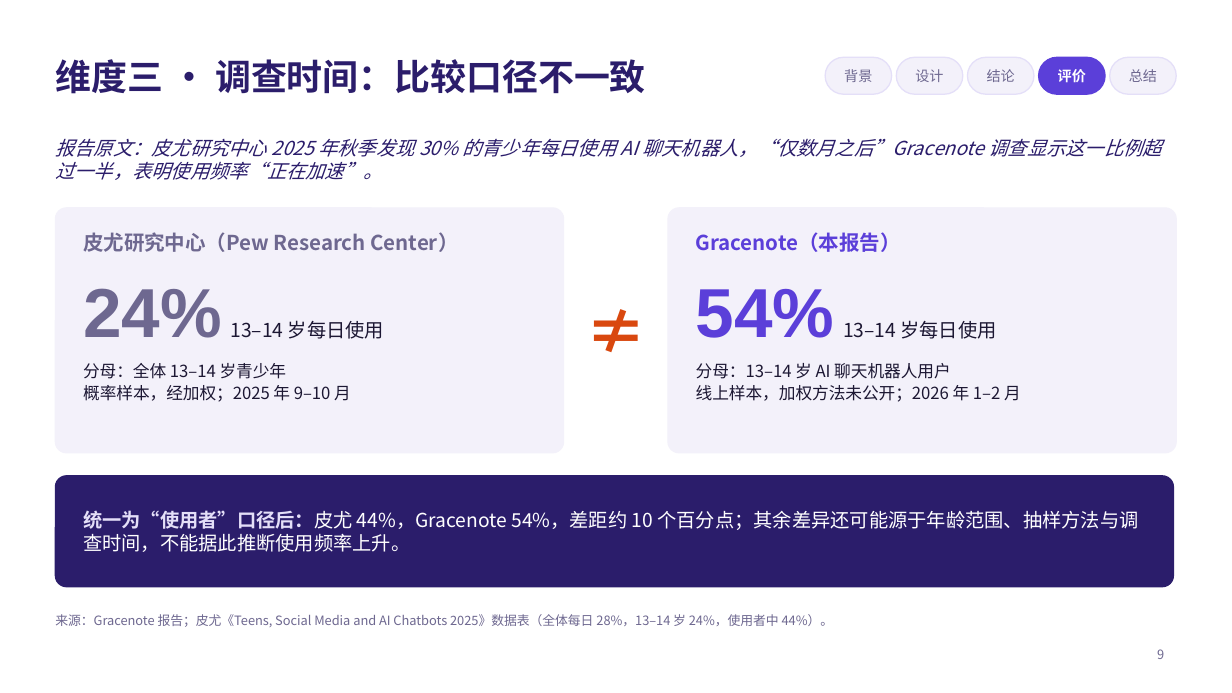
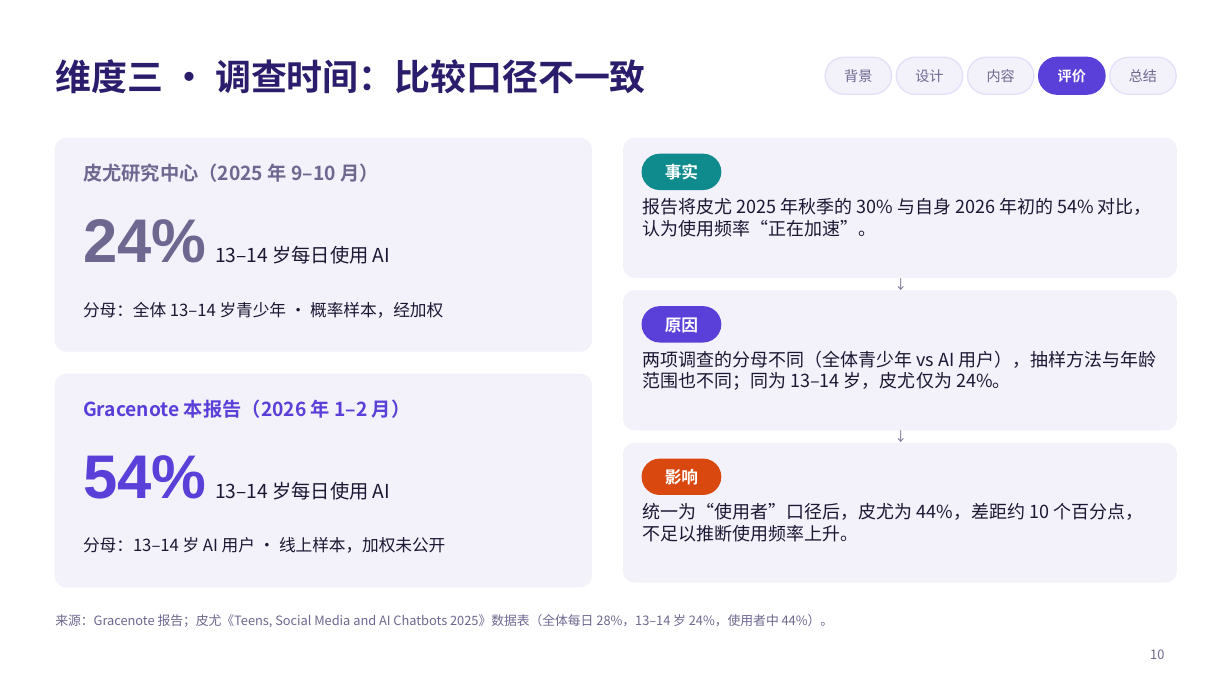
Before and after one commit to jayleo113/ppt, a slide deck: slide 10 of Gracenote报告解读_课堂汇报.pptx (slide 9 before the commit). Drawn at 1232x693 pixels with LibreOffice and Linux fonts; fonts in the diff are those of the drawing. Boxes give left, top, right and bottom in pixels: in the first picture for what was removed or moved away, otherwise in the second. Text is boxed around its words. In the diff, an @@ line names an element or a change of style, - is before the commit and + after.

```diff
--- a/Gracenote报告解读_课堂汇报.pptx
+++ b/Gracenote报告解读_课堂汇报.pptx
@@ text at [987, 69, 1015, 82]: text changed @@
-结论
+内容
@@ rounded rectangle at [55, 139, 592, 351]: proportions changed @@
@@ rounded rectangle: place and size @@
-rounded rectangle at [55, 208, 564, 453]
+rounded rectangle at [55, 139, 592, 351]
@@ text removed at [55, 139, 1162, 180] @@
-报告原文：皮尤研究中心 2025 年秋季发现 30% 的青少年每日使用 AI 聊天机器人，“仅数月之后”Gracenote 调查显示这一比例超过一半，表明使用频率“正在加速”。
@@ rounded rectangle added at [624, 139, 1177, 277], fill #F3F1FA, outline #F3F1FA 1 pt @@
@@ text at [83, 163, 378, 182]: text changed; size 16 to 15 pt @@
-皮尤研究中心（Pew Research Center）
+皮尤研究中心（2025 年 9–10 月）
@@ rounded rectangle added at [642, 154, 721, 189], fill #0F8B8D, outline #0F8B8D 1 pt @@
@@ text added at [665, 164, 698, 180], 13 pt, text #FFFFFF, bold @@
+事实
@@ text removed at [564, 208, 668, 453] @@
-≠
@@ text added at [642, 198, 1152, 237], 14 pt, text #1C1733 @@
+报告将皮尤 2025 年秋季的 30% 与自身 2026 年初的 54% 对比，认为使用频率“正在加速”。
@@ text at [83, 219, 390, 264]: text changed @@
-24% 13–14 岁每日使用
+24% 13–14 岁每日使用 AI
@@ text "分母：全体 13–14 岁青少年 · 概率样本，经加权" at [83, 302, 443, 318]: vertical alignment top to middle @@
@@ rounded rectangle: place and size @@
-rounded rectangle at [668, 208, 1177, 453]
+rounded rectangle at [624, 291, 1177, 430]
@@ rounded rectangle at [624, 291, 1177, 430]: proportions changed @@
@@ text added at [878, 277, 924, 291], 10 pt, text #6E6890 @@
+↓
@@ text at [83, 302, 443, 318]: text changed @@
-分母：全体 13–14 岁青少年
-概率样本，经加权；2025 年 9–10 月
+分母：全体 13–14 岁青少年 · 概率样本，经加权
@@ rounded rectangle added at [642, 307, 721, 342], fill #5B3FD9, outline #5B3FD9 1 pt @@
@@ text added at [665, 314, 698, 336], 13 pt, text #FFFFFF, bold @@
+原因
@@ text added at [642, 351, 1157, 390], 14 pt, text #1C1733 @@
+两项调查的分母不同（全体青少年 vs AI 用户），抽样方法与年龄范围也不同；同为 13–14 岁，皮尤仅为 24%。
@@ rounded rectangle added at [55, 374, 592, 587], fill #F3F1FA, outline #F3F1FA 1 pt @@
@@ text at [83, 399, 410, 418]: text changed; size 16 to 15 pt @@
-Gracenote（本报告）
+Gracenote 本报告（2026 年 1–2 月）
@@ rounded rectangle added at [624, 444, 1177, 582], fill #F3F1FA, outline #F3F1FA 1 pt @@
@@ text added at [878, 430, 924, 444], 10 pt, text #6E6890 @@
+↓
@@ rounded rectangle removed at [55, 476, 1174, 587] @@
@@ text at [83, 455, 390, 500]: text changed @@
-54% 13–14 岁每日使用
+54% 13–14 岁每日使用 AI
@@ rounded rectangle added at [642, 459, 721, 494], fill #D9480F, outline #D9480F 1 pt @@
@@ text added at [665, 469, 698, 485], 13 pt, text #FFFFFF, bold @@
+影响
@@ text at [642, 503, 1143, 542]: text changed; size 15 to 14 pt; text colour #FFFFFF to #1C1733 @@
-统一为“使用者”口径后：皮尤 44%，Gracenote 54%，差距约 10 个百分点；其余差异还可能源于年龄范围、抽样方法与调查时间，不能据此推断使用频率上升。
+统一为“使用者”口径后，皮尤为 44%，差距约 10 个百分点，不足以推断使用频率上升。
@@ text "统一为“使用者”口径后，皮尤为 44%，差距约 10 个百分点，不足以推断使用频率上升。" at [642, 503, 1143, 542]: vertical alignment middle to top @@
@@ text "分母：13–14 岁 AI 用户 · ..." at [83, 537, 445, 553]: vertical alignment top to middle @@
@@ text at [83, 537, 445, 553]: text changed @@
-分母：13–14 岁 AI 聊天机器人用户
-线上样本，加权方法未公开；2026 年 1–2 月
+分母：13–14 岁 AI 用户 · 线上样本，加权未公开
@@ page number at [1150, 649, 1164, 659]: text changed @@
-9
+10
```
Also in this commit, not shown: 9 other slides changed, 3 slides added, 2 slides removed, 4 other files.
